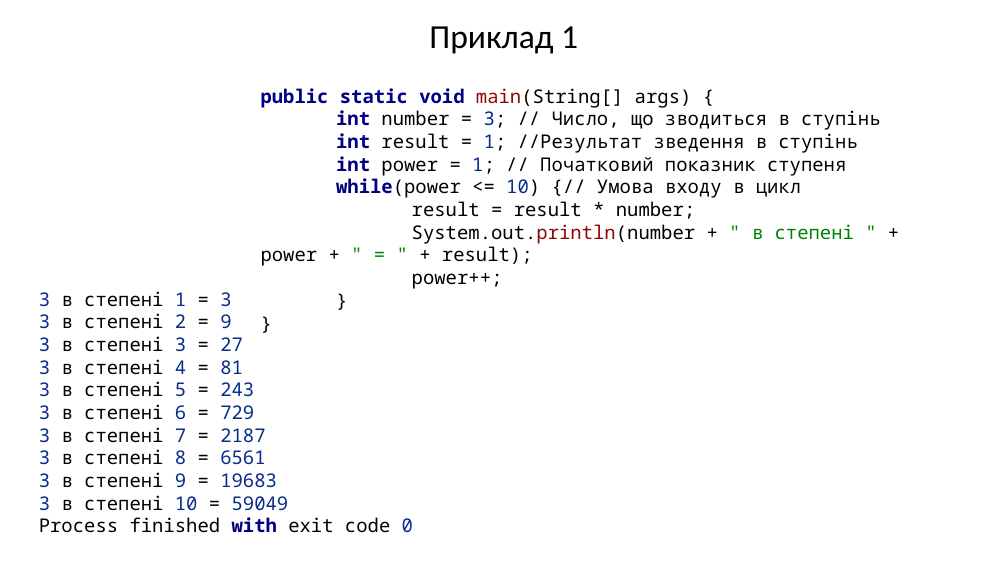
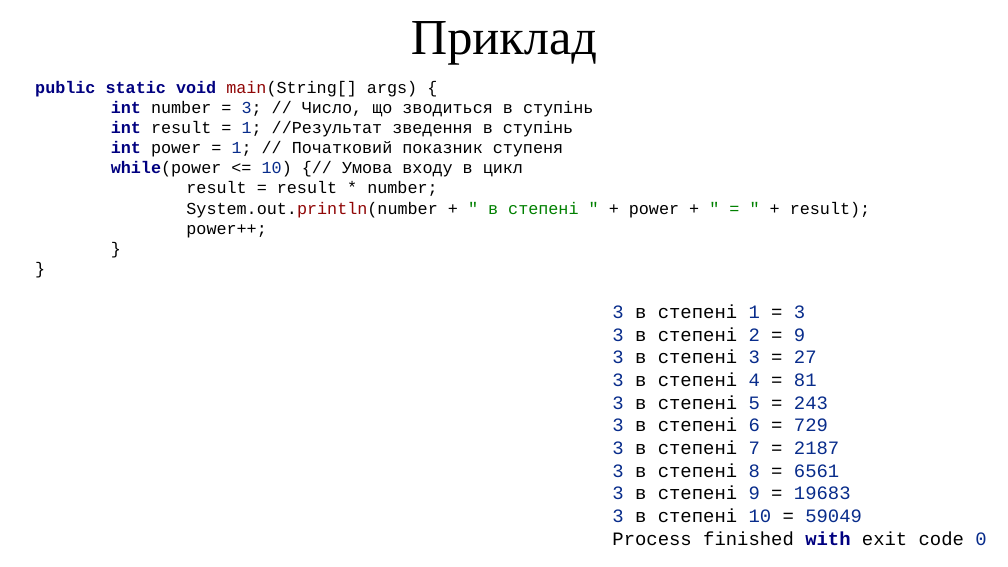
Before and after one commit to arg3ntuum/JavaCourse, a slide deck: slide 4 of Java Урок 5 for while.pptx. Drawn at 1008x567 pixels with LibreOffice and Linux fonts; fonts in the diff are those of the drawing. Boxes give left, top, right and bottom in pixels: in the first picture for what was removed or moved away, otherwise in the second. Text is boxed around its words. In the diff, an @@ line names an element or a change of style, - is before the commit and + after.

```diff
--- a/Java Урок 5 for while.pptx
+++ b/Java Урок 5 for while.pptx
@@ text at [411, 21, 597, 64]: text changed; size 32 to 48 pt; font Calibri to Times New Roman @@
-Приклад 1
+Приклад
@@ text "public static void main(String[] args) ...": place and size @@
-text "public static void main(String[] args) ..." at [261, 88, 880, 289]
+text "public static void main(String[] args) ..." at [35, 81, 870, 238]
@@ text "public static void main(String[] args) ..." at [35, 81, 870, 238]: size 18 to 16 pt, font Noto Sans Mono to Courier New @@
@@ text "3 в степені 1 = ...": place and size @@
-text "3 в степені 1 = ..." at [39, 291, 413, 533]
+text "3 в степені 1 = ..." at [612, 305, 986, 546]
@@ text "3 в степені 1 = ..." at [612, 305, 986, 546]: font Noto Sans Mono to Courier New @@
```
Also in this commit, not shown: 17 other slides changed, 36 other files.
